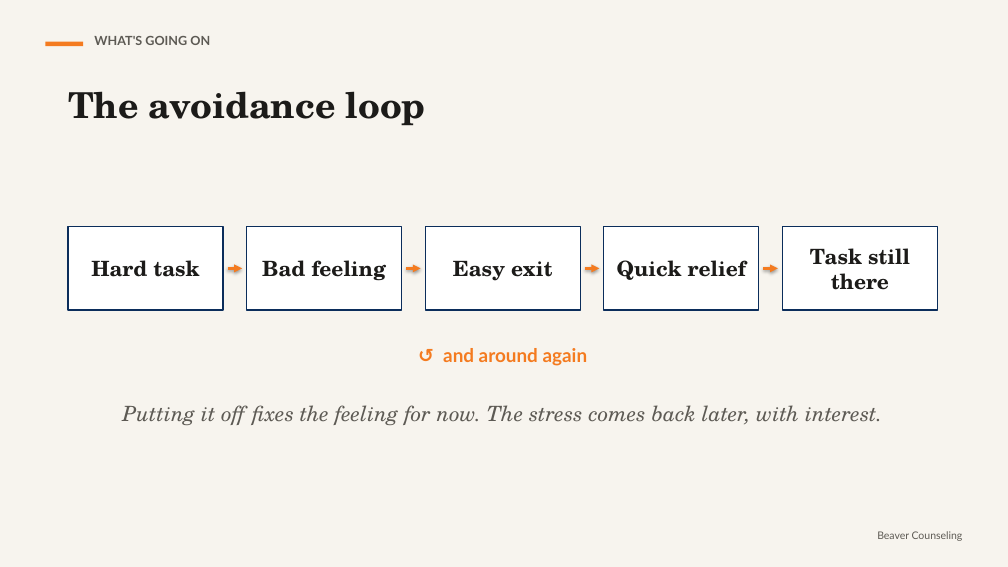
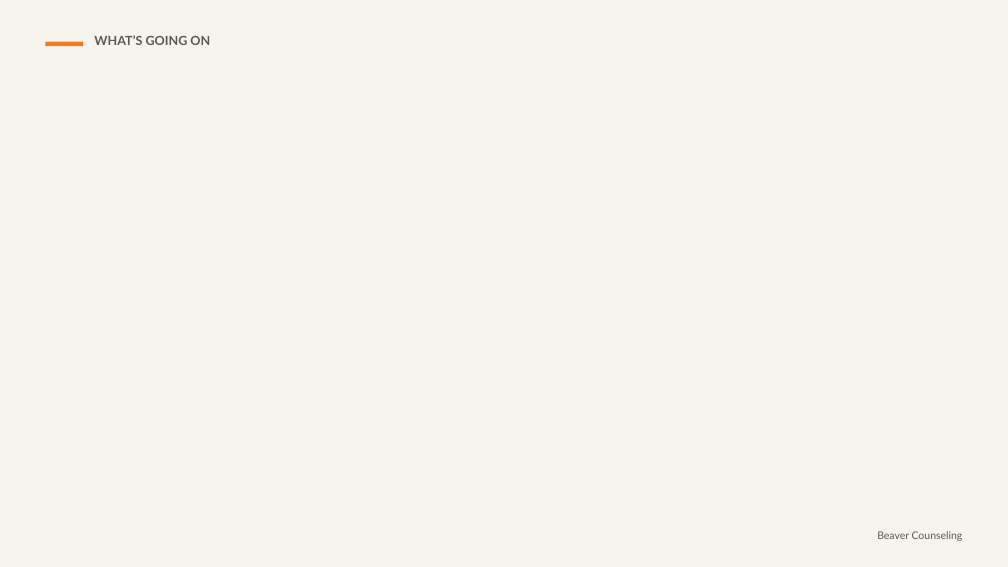
Before and after one commit to rmwtoolkit/bcds-toolkit, a slide deck: slide 11 of decks/why-you-cant-start-lesson-v2.pptx (slide 5 before the commit). Drawn at 1008x567 pixels with LibreOffice and Linux fonts; fonts in the diff are those of the drawing; background and template pictures are left out. Boxes give left, top, right and bottom in pixels: in the first picture for what was removed or moved away, otherwise in the second. Text is boxed around its words. In the diff, an @@ line names an element or a change of style, - is before the commit and + after.

```diff
--- a/decks/why-you-cant-start-lesson-v2.pptx
+++ b/decks/why-you-cant-start-lesson-v2.pptx
@@ text at (94,35,210,45): text changed @@
-WHAT'S GOING ON
+WHAT’S GOING ON
@@ text removed at (68,91,426,126) @@
-The avoidance loop
@@ rectangle removed at (68,227,223,310) @@
@@ rectangle removed at (247,227,402,310) @@
@@ rectangle removed at (425,227,580,310) @@
@@ rectangle removed at (604,227,759,310) @@
@@ rectangle removed at (783,227,938,310) @@
@@ text removed at (91,260,199,277) @@
-Hard task
@@ arrow removed from (228, 268) to (242, 268) @@
@@ text removed at (262,260,386,281) @@
-Bad feeling
@@ arrow removed from (406, 268) to (421, 268) @@
@@ text removed at (453,261,552,281) @@
-Easy exit
@@ arrow removed from (585, 268) to (600, 268) @@
@@ text removed at (617,260,746,280) @@
-Quick relief
@@ arrow removed from (764, 268) to (778, 268) @@
@@ text removed at (810,248,910,290) @@
-Task still there
@@ text removed at (443,348,588,366) @@
-↺ and around again
@@ text removed at (122,405,882,425) @@
-Putting it off fixes the feeling for now. The stress comes back later, with interest.
```
Also in this commit, not shown: 11 other slides changed, 18 slides added, 3 slides removed, 23 other files.
